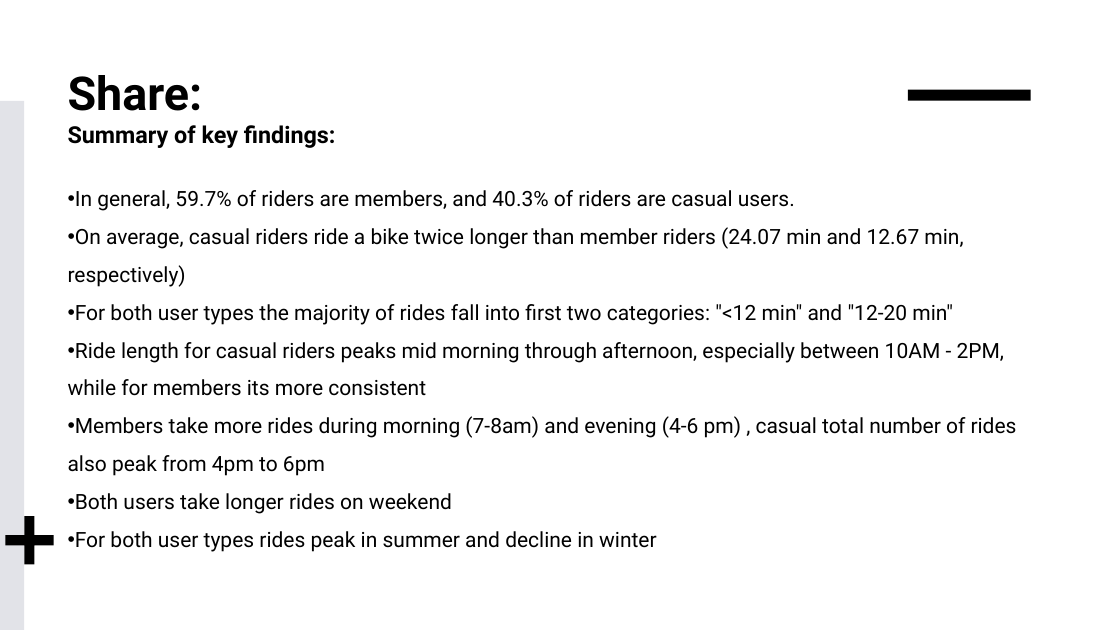
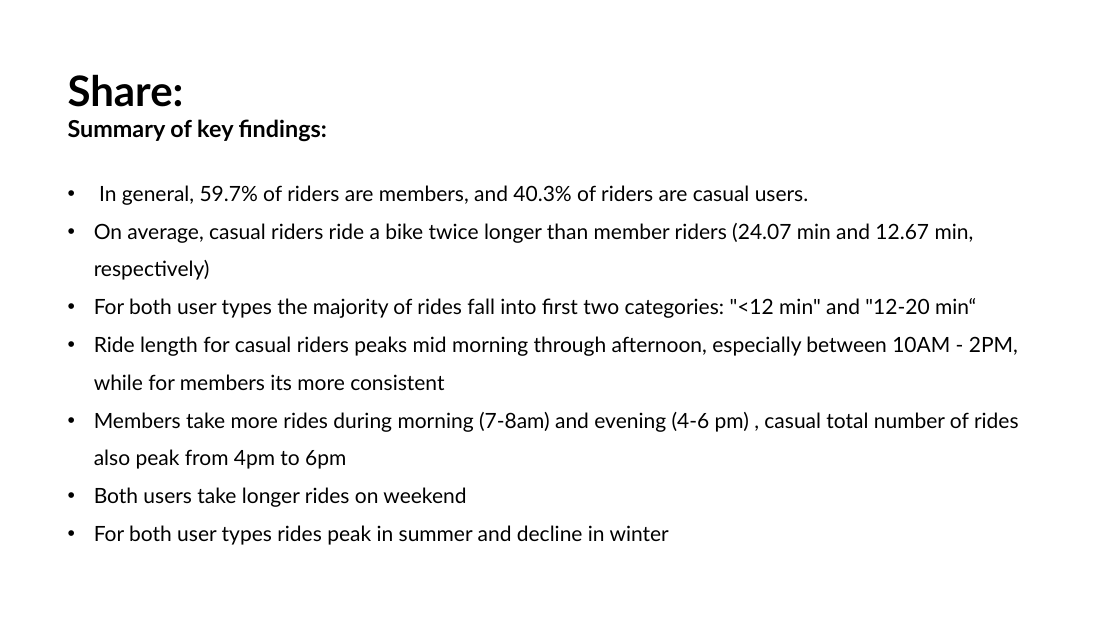
Before and after one commit to aruzhanKar/-Cyclistic-bike-share-analysis-case-study-, a slide deck: slide 13 of Cyclistic visualizations .pptx. Drawn at 1120x630 pixels with LibreOffice and Linux fonts; fonts in the diff are those of the drawing. Boxes give left, top, right and bottom in pixels: in the first picture for what was removed or moved away, otherwise in the second. Text is boxed around its words. In the diff, an @@ line names an element or a change of style, - is before the commit and + after.

```diff
--- a/Cyclistic visualizations .pptx
+++ b/Cyclistic visualizations .pptx
@@ text at (68,74,1019,545): size 40 to 36 pt in "Share:"; font Roboto to Lato in "Share:", "Summary of key findings:", "In general, 59.7% of riders are members, ...", "On average, casual riders ride a bike ..." and 4 more places; indent changed @@
@@ rectangle removed at (0,101,24,630) @@
@@ rectangle removed at (908,90,1031,101) @@
@@ text at (94,298,976,318): text changed; font Roboto to Lato @@
-• For both user types the majority of rides fall into first two categories: "<12 min" and "12-20 min"
+• For both user types the majority of rides fall into first two categories: "<12 min" and "12-20 min“
@@ plus removed at (5,516,53,564) @@
```
Also in this commit, not shown: 14 other slides changed.
